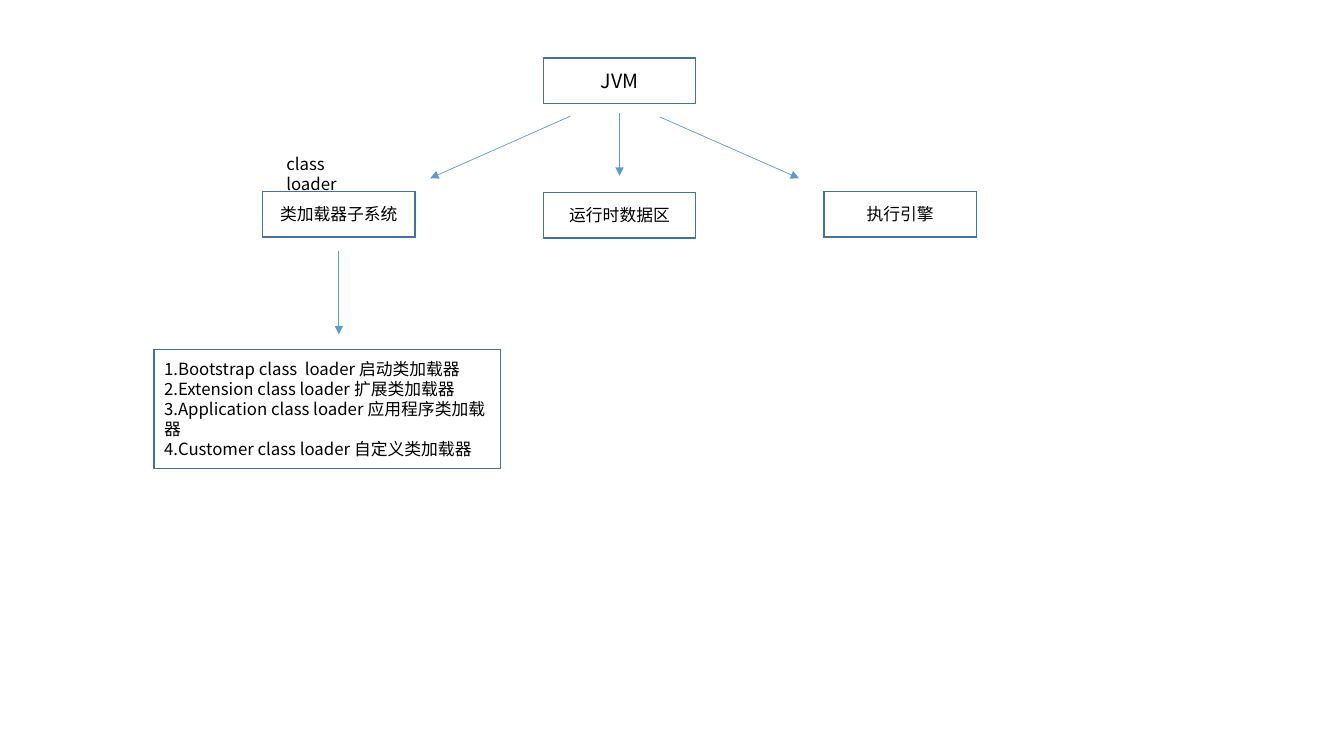
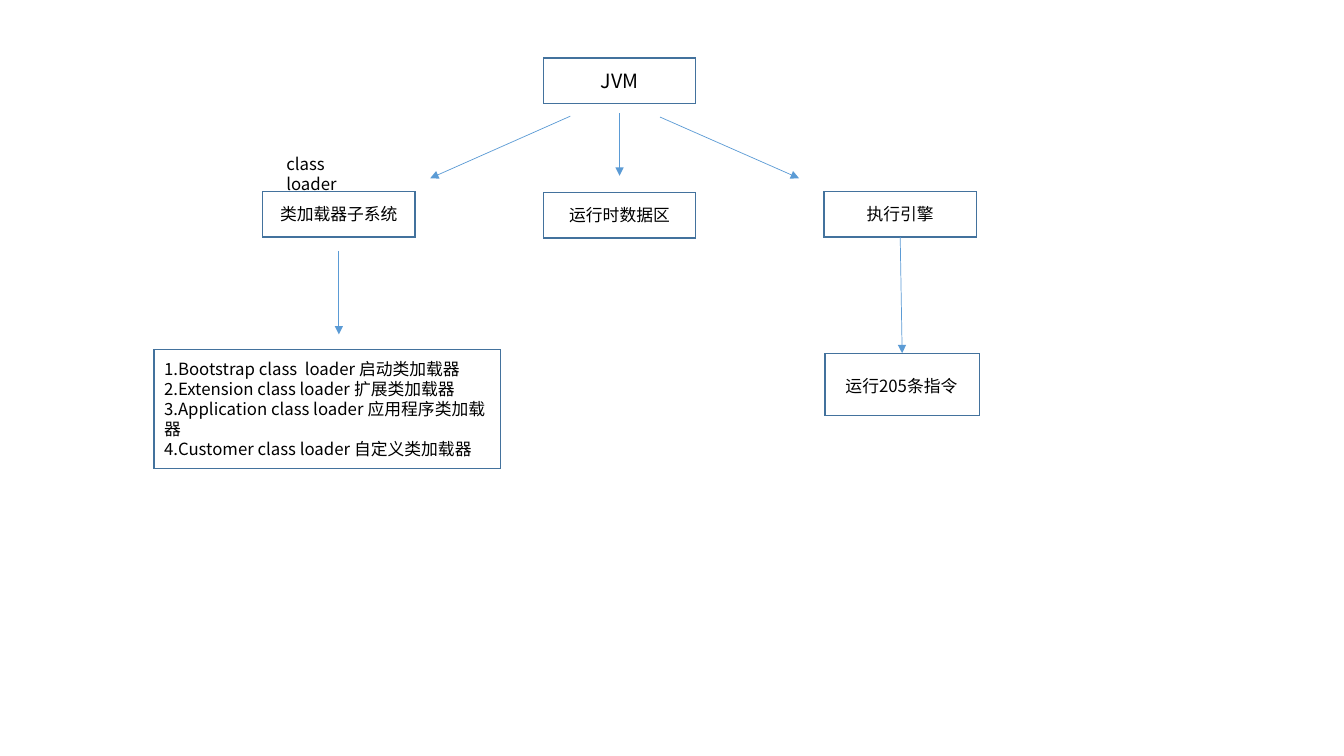
Before and after one commit to dengboyu/future, a slide deck: slide 1 of doc/doc.pptx. Drawn at 1344x756 pixels with LibreOffice and Linux fonts; fonts in the diff are those of the drawing. Boxes give left, top, right and bottom in pixels: in the first picture for what was removed or moved away, otherwise in the second. Text is boxed around its words. In the diff, an @@ line names an element or a change of style, - is before the commit and + after.

```diff
--- a/doc/doc.pptx
+++ b/doc/doc.pptx
@@ arrow added from (900, 237) to (902, 353), #5B9BD5 0.5 pt @@
@@ rectangle added at (x1=825, y1=353, x2=979, y2=415), outline #43739E 1 pt @@
@@ text added at (x1=845, y1=378, x2=957, y2=394), 12 pt, text #000000 @@
+运行205条指令
```
Also in this commit, not shown: 1 other slide changed, 3 other files.
